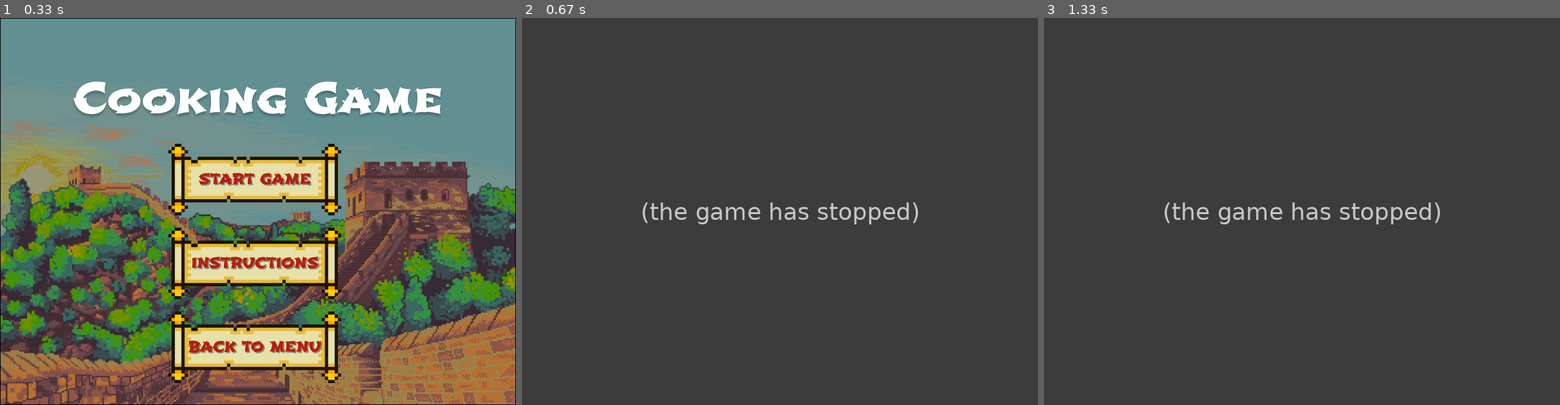
Above: before the commit, frames 1-3 (left to right).
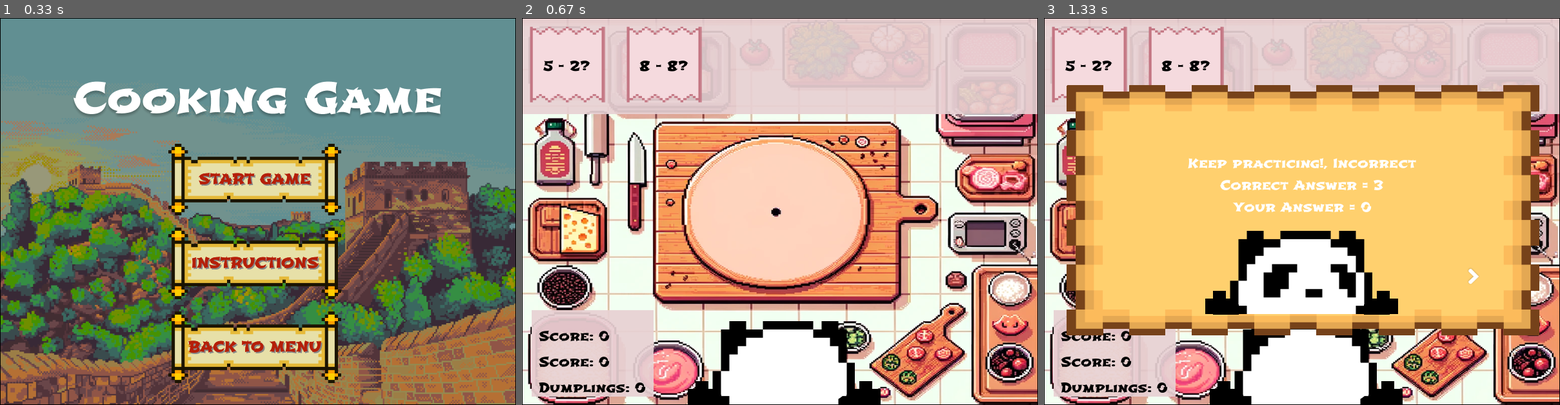
Above: after the commit, the same moments.

Repository: jocelyn-chang/digit-dynasty
Game: pygame game, started from CookingGame.py
Two runs of this game, one before a commit and one after it. Both use one fixed random seed, a clock stepped at 60 frames per second and the inputs below.
Inputs:
- Up to frame 1 (0.33 s): no input
- Up to frame 2 (0.67 s): click "START GAME" at 0.38 s
- Up to frame 3 (1.33 s): tap Space at 0.67 s

Frame 1 is identical in both runs. In frame 2, 99% of the frame differs, in the area x 0-100%, y 0-100%; in frame 3, 100%.
Error before the commit: TypeError: Player.__init__() got an unexpected keyword argument 'best_game' (CookingGame.py ...; the game stopped at 0.38 s (later frames are placeholders)

Commit message:
almost done

Diff:
--- a/CookingGame.py
+++ b/CookingGame.py
@@ -14,7 +14,7 @@
 # Dumpling and Photo Settings
 DUMPLING_SIZE = 100
 PHOTO_SIZE = (200, 250)
-PHOTO_INTERVAL_MS = 4000
+PHOTO_INTERVAL_MS = 100
 PHOTO_SPACING = 150
 
 # Colors
@@ -169,7 +169,7 @@
     #screen.blit(dead_panda, (x_pos-5, 385))
     pygame.display.update()
 
-    pygame.time.delay(500)
+    pygame.time.delay(100)
     while run:
         MOUSE_X, MOUSE_Y = pygame.mouse.get_pos()
         GAME_MOUSE_POS = pygame.mouse.get_pos()
@@ -240,6 +240,10 @@
 
 
 def playGame():
+    player = Player("Robert", "Robert123")
+
+    current_question = Question(player)
+
     done = False
     dumpling_positions = []
     photo_positions = []
@@ -255,11 +259,7 @@
 
     total_questions_generated = 0  # Keep track of the total number of questions generated
 
-    player = Player(name="John", password="CookingForLife", best_game="Cooking Game", best_score=20, add_score=1, mul_score=1, div_score=1, sub_score=1)
-
-    current_question = Question(player.name, player.password, player.best_game, player.best_score, player.add_score, player.mul_score, player.div_score, player.sub_score)
-
-    level = player.sub_score
+    level = player.get_sub()
 
     global correct_answer
 
@@ -289,6 +289,7 @@
             # End the game when all 5 questions have been generated and answered
             if correct_answer == 5:
                 level = level + 1
+                player.update_sub(level)
             end_game_screen(correct_answer, questions[0])
             done = True
 
@@ -297,6 +298,7 @@
         pygame.display.flip()
 
     pygame.quit()
+
 
 def cookingGame():
     run = True
--- a/Player.py
+++ b/Player.py
@@ -85,4 +85,4 @@
 
     # get Player's subtraction score
     def get_sub (self):
-        return self.sub_score
+        return self.subtraction
--- a/data.csv
+++ b/data.csv
@@ -1,4 +1,4 @@
-Robert,Robert123,1,1,1,2,0
+Robert,Robert123,0,0,0,0,0
 Audrey,AudreyLi192004,0,0,0,8,0
 josh,1234,5,6,7,9,2
 hanwen	,12345678,0,0,0,0,0
